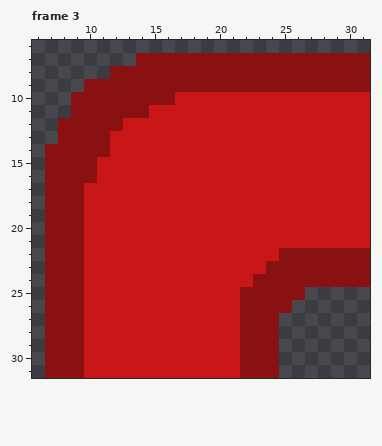
One commit to this pixel-art file: MovementPreviewLine.ase. The picture above was drawn from the file before the commit.
32x32 pixels, 3 frames. Shown: frame 3: x 6..31, y 6..31. The commit also changed other frames, which this record leaves out.
After the commit:
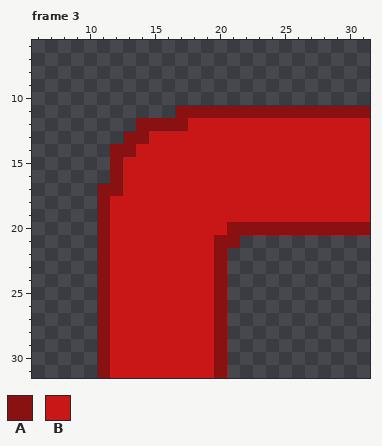
Palette (. is transparent): A #891111  B #c91717
Diff:
Frame 3:
y 7: x 14..31 AAAAAAAAAAAAAAAAAA -> ..................
y 8: x 12..31 AAAAAAAAAAAAAAAAAAAA -> ....................
y 9: x 10..31 AAAAAAAAAAAAAAAAAAAAAA -> ......................
y 10: x 9..31 AAAAAAAABBBBBBBBBBBBBBB -> .......................
y 11: x 9..31 AAAAAABBBBBBBBBBBBBBBBB -> ........AAAAAAAAAAAAAAA
y 12: x 8..17 AAAAABBBBB -> ......AAAA
y 13: x 8..14 AAAABBB -> .....AA
y 14: x 7..13 AAAAABB -> .....AA
y 15..16: x 7..12 AAAABB -> .....A
y 17: x 7..12 AAABBB -> ....AA
y 18..19: x 7..11 AAABB -> ....A
y 20: x 7..11 AAABB -> ....A; x 21..31 BBBBBBBBBBB -> AAAAAAAAAAA
y 21: x 7..11 AAABB -> ....A; x 20..31 BBBBBBBBBBBB -> AA..........
y 22: x 7..11 AAABB -> ....A; x 20..31 BBBBBAAAAAAA -> A...........
y 23: x 7..11 AAABB -> ....A; x 20..31 BBBBAAAAAAAA -> A...........
y 24: x 7..11 AAABB -> ....A; x 20..31 BBBAAAAAAAAA -> A...........
y 25: x 7..11 AAABB -> ....A; x 20..26 BBAAAAA -> A......
y 26: x 7..11 AAABB -> ....A; x 20..25 BBAAAA -> A.....
y 27..31: x 7..11 AAABB -> ....A; x 20..24 BBAAA -> A....
Boxes around the changes in both pictures, in picture pixels (x1, y1, x2, y2):
changed: (45, 53, 370, 378)
